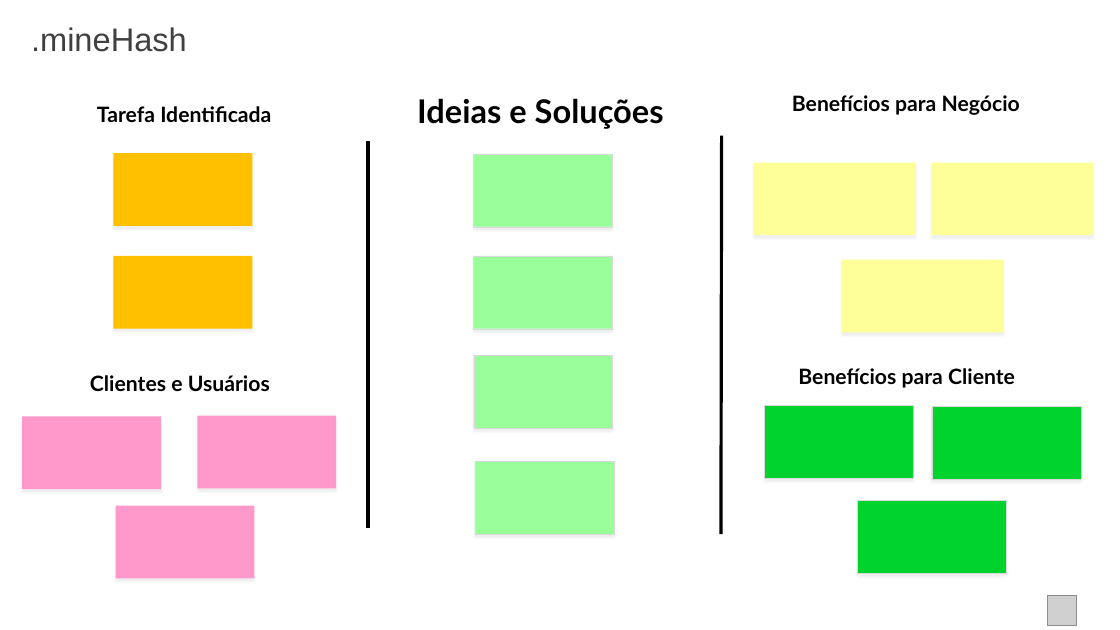
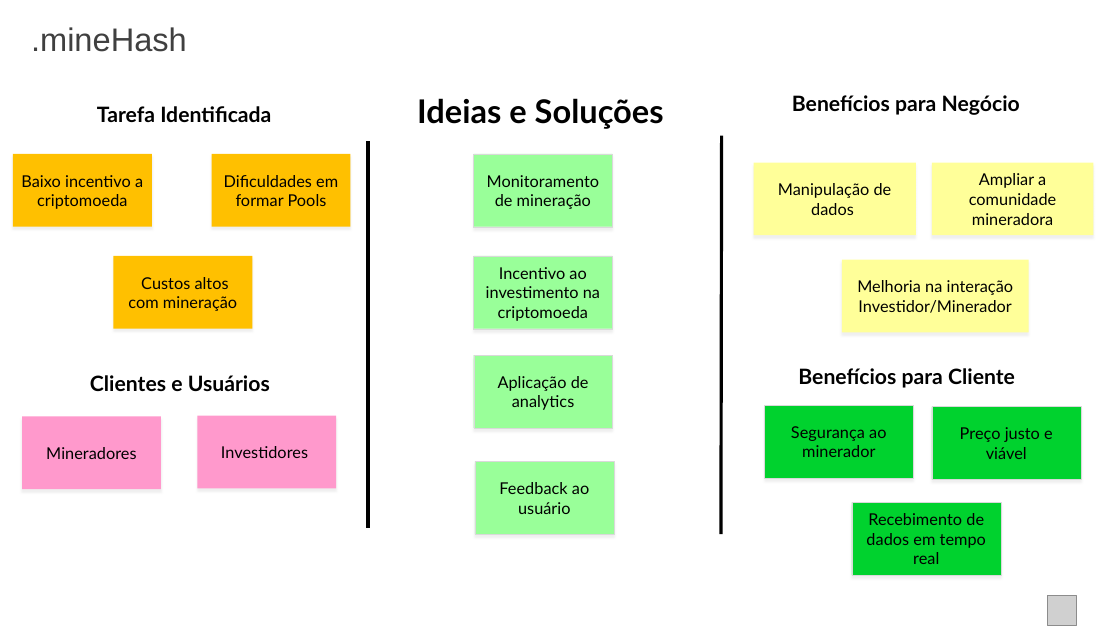
Before and after one commit to Fabicaneyu/.mineHash, a slide deck: slide 1 of Documentação/ENTREGÁVEIS ADS/Canvas Adaptado.pptx. Drawn at 1120x630 pixels with LibreOffice and Linux fonts; fonts in the diff are those of the drawing; grey boxes stand for pictures. Boxes give left, top, right and bottom in pixels: in the first picture for what was removed or moved away, otherwise in the second. Text is boxed around its words. In the diff, an @@ line names an element or a change of style, - is before the commit and + after.

```diff
--- a/Documentação/ENTREGÁVEIS ADS/Canvas Adaptado.pptx
+++ b/Documentação/ENTREGÁVEIS ADS/Canvas Adaptado.pptx
@@ rectangle added at (x1=13, y1=154, x2=152, y2=226), fill #FFC000, 15.4 pt, text #000000 @@
+Baixo incentivo a criptomoeda
@@ rectangle "Dificuldades em formar Pools" moved from (x1=114, y1=153, x2=252, y2=226) to (x1=212, y1=154, x2=350, y2=226) @@
@@ text in rectangle at (x1=224, y1=175, x2=338, y2=206): text added @@
+Dificuldades em formar Pools
@@ text in rectangle at (x1=487, y1=175, x2=599, y2=209): text added @@
+Monitoramento de mineração
@@ text in rectangle at (x1=969, y1=173, x2=1057, y2=225): text added @@
+Ampliar a comunidade mineradora
@@ text in rectangle at (x1=778, y1=183, x2=892, y2=215): text added @@
+Manipulação de dados
@@ text in rectangle at (x1=486, y1=267, x2=600, y2=321): text added @@
+Incentivo ao investimento na criptomoeda
@@ rectangle "Melhoria na interação Investidor/Minerador" resized from (x1=842, y1=260, x2=1003, y2=332) to (x1=842, y1=260, x2=1029, y2=332) @@
@@ text in rectangle at (x1=128, y1=277, x2=237, y2=311): text added @@
+Custos altos com mineração
@@ text in rectangle at (x1=857, y1=280, x2=1013, y2=313): text added @@
+Melhoria na interação Investidor/Minerador
@@ text in rectangle at (x1=498, y1=376, x2=589, y2=410): text added @@
+Aplicação de analytics
@@ text in rectangle at (x1=46, y1=447, x2=136, y2=459): text added @@
+Mineradores
@@ text in rectangle at (x1=221, y1=446, x2=308, y2=458): text added @@
+Investidores
@@ text in rectangle at (x1=791, y1=426, x2=886, y2=457): text added @@
+Segurança ao minerador
@@ text in rectangle at (x1=960, y1=427, x2=1053, y2=459): text added @@
+Preço justo e viável
@@ rectangle removed at (x1=116, y1=506, x2=254, y2=578) @@
@@ text in rectangle at (x1=499, y1=482, x2=589, y2=514): text added @@
+Feedback ao usuário
@@ rectangle "Recebimento de dados em tempo ..." moved from (x1=857, y1=501, x2=1006, y2=573) to (x1=852, y1=502, x2=1001, y2=574) @@
@@ text in rectangle at (x1=866, y1=513, x2=986, y2=564): text added @@
+Recebimento de dados em tempo real
```
Also in this commit, not shown: 1 slide removed.
